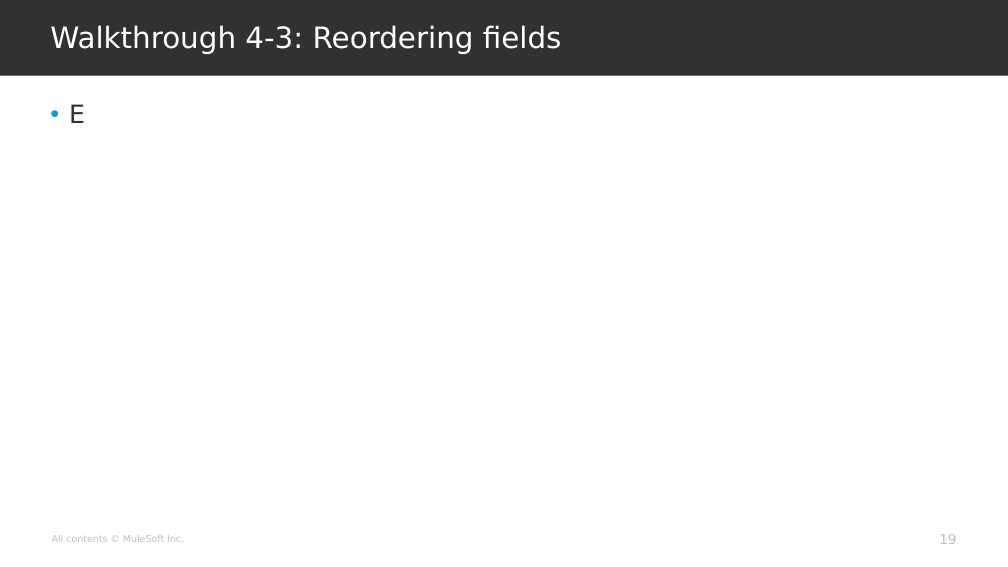
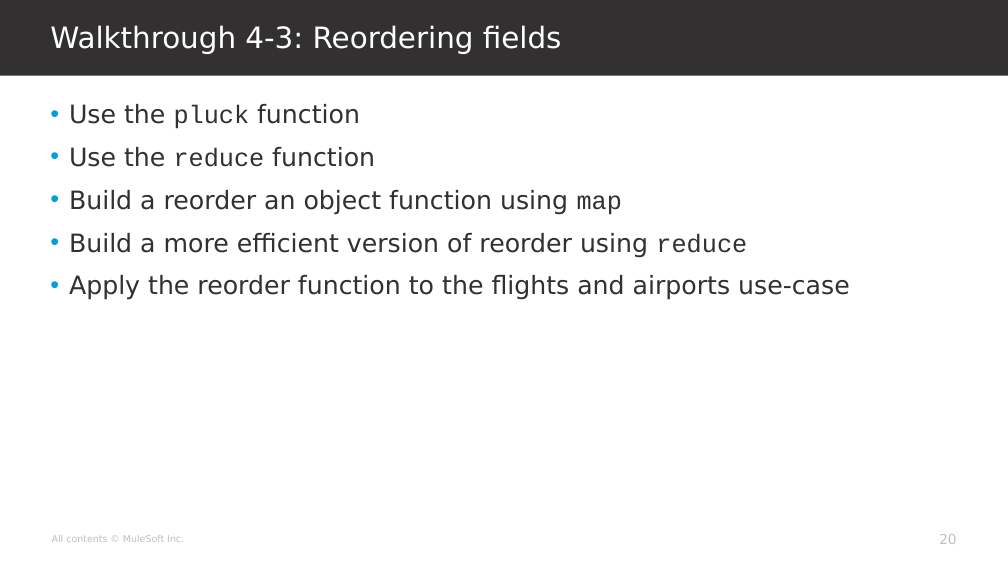
Before and after one commit to georgekwi/manual, a slide deck: slide 20 of slides/mod4.pptx (slide 19 before the commit). Drawn at 1008x567 pixels with LibreOffice and Linux fonts; fonts in the diff are those of the drawing; background and template pictures are left out. Boxes give left, top, right and bottom in pixels: in the first picture for what was removed or moved away, otherwise in the second. Text is boxed around its words. In the diff, an @@ line names an element or a change of style, - is before the commit and + after.

```diff
--- a/slides/mod4.pptx
+++ b/slides/mod4.pptx
@@ text at box(69, 104, 850, 300): text changed @@
-• E
+• Use the pluck function
+• Use the reduce function
+• Build a reorder an object function using map
+• Build a more efficient version of reorder using reduce
+• Apply the reorder function to the flights and airports use-case
@@ page number at box(939, 534, 956, 544): text changed @@
-19
+20
```
Also in this commit, not shown: 9 other slides changed, 2 slides added, 1 slide removed.
